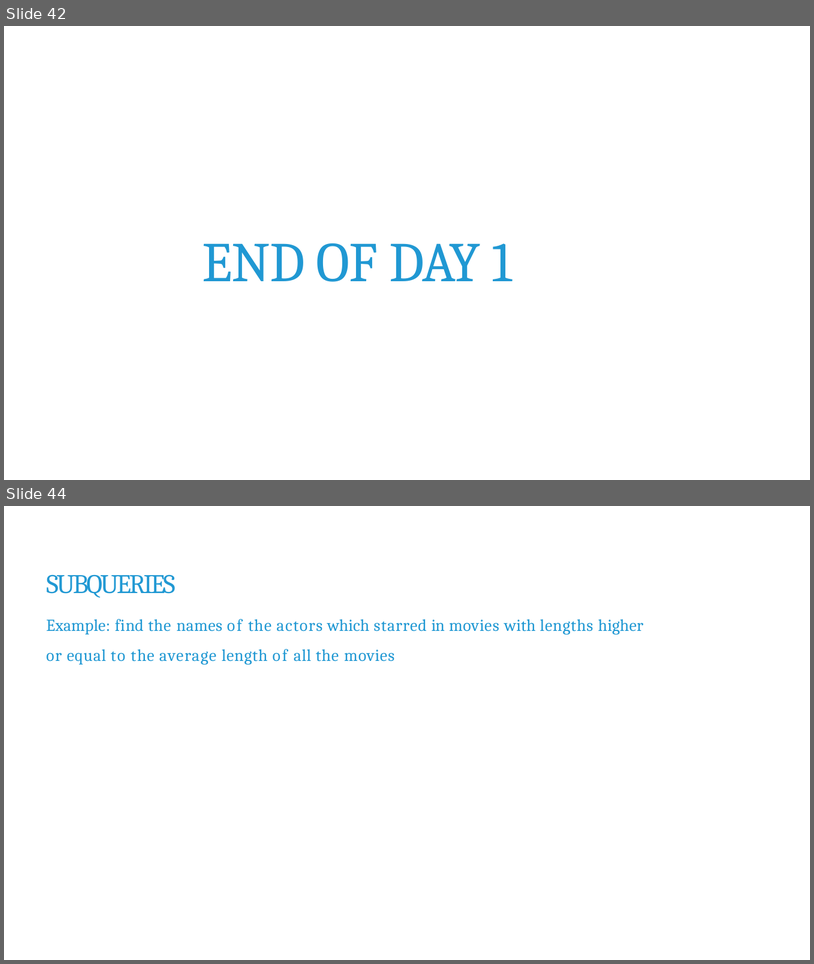
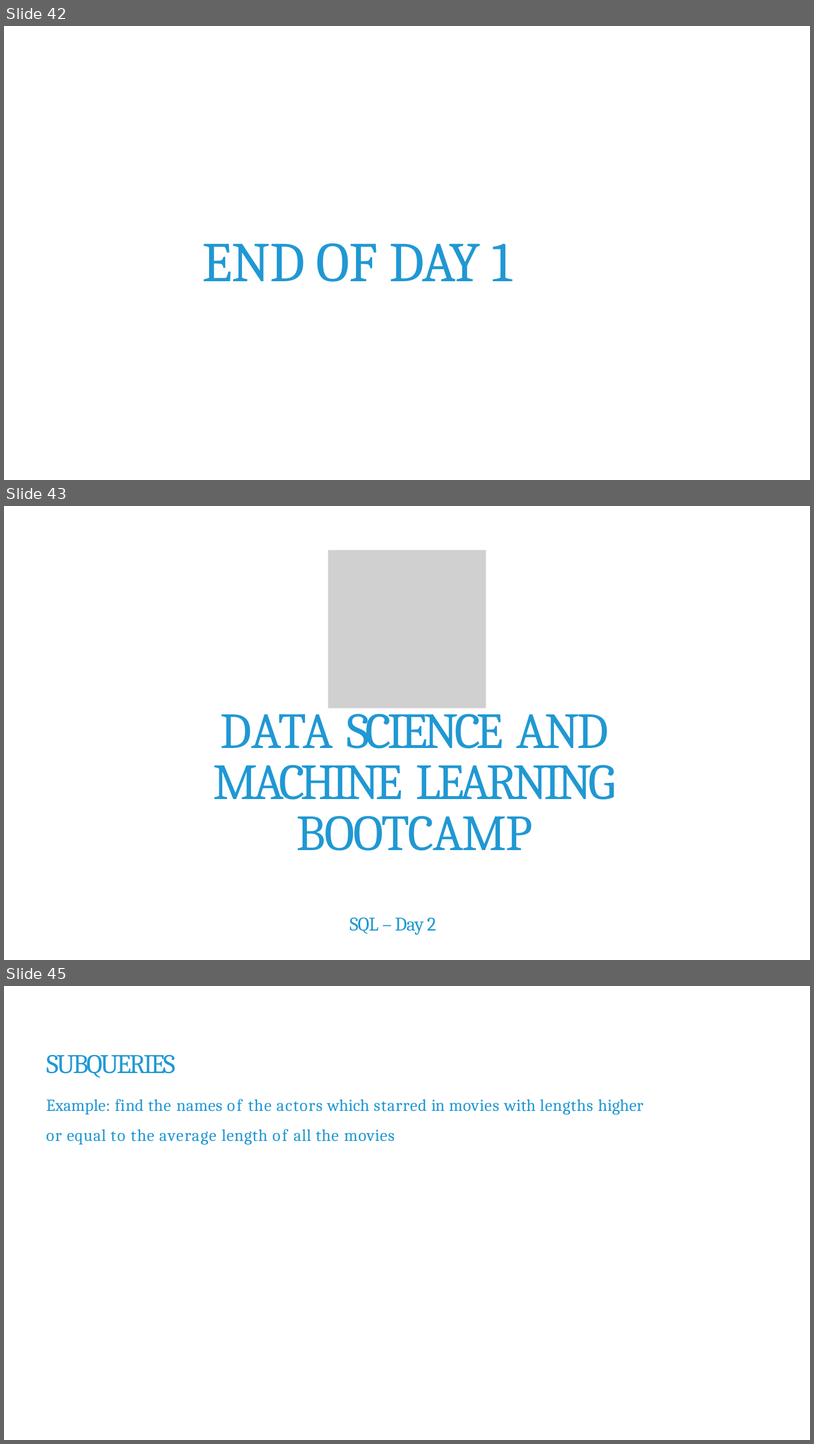
Before and after one commit to itua1293/w3-nbs, a slide deck: D1/W3 D1D2 SQL.pptx. Shown one above the other, each under a label of ours: slides 42 and 44 before the commit, slides 42, 43 and 45 after it; the slides between them are not shown. The pictures are 814x964 and 814x1444 pixels, drawn with LibreOffice and Linux fonts; fonts in the diff are those of the drawing; grey boxes stand for pictures. Boxes give left, top, right and bottom in pixels: in the first picture for what was removed or moved away, otherwise in the second. Text is boxed around its words. In the diff, an @@ line names an element or a change of style, - is before the commit and + after.

```diff
--- a/D1/W3 D1D2 SQL.pptx
+++ b/D1/W3 D1D2 SQL.pptx
@@ slide 43 added at [4, 506, 810, 960], background #FFFFFF @@
@@ picture added at [328, 550, 486, 708] @@
@@ text added at [213, 702, 615, 850], 90 pt, text #2098D3 @@
+DATA SCIENCE AND MACHINE LEARNING BOOTCAMP
@@ text added at [350, 917, 436, 934], 34.5 pt, text #2098D3 @@
+SQL – Day 2
@@ what was slide 44 is now slide 45 @@
```
Also in this commit, not shown: 2 slides changed, 2 other slides added, 1 slide removed, 1 other file.
